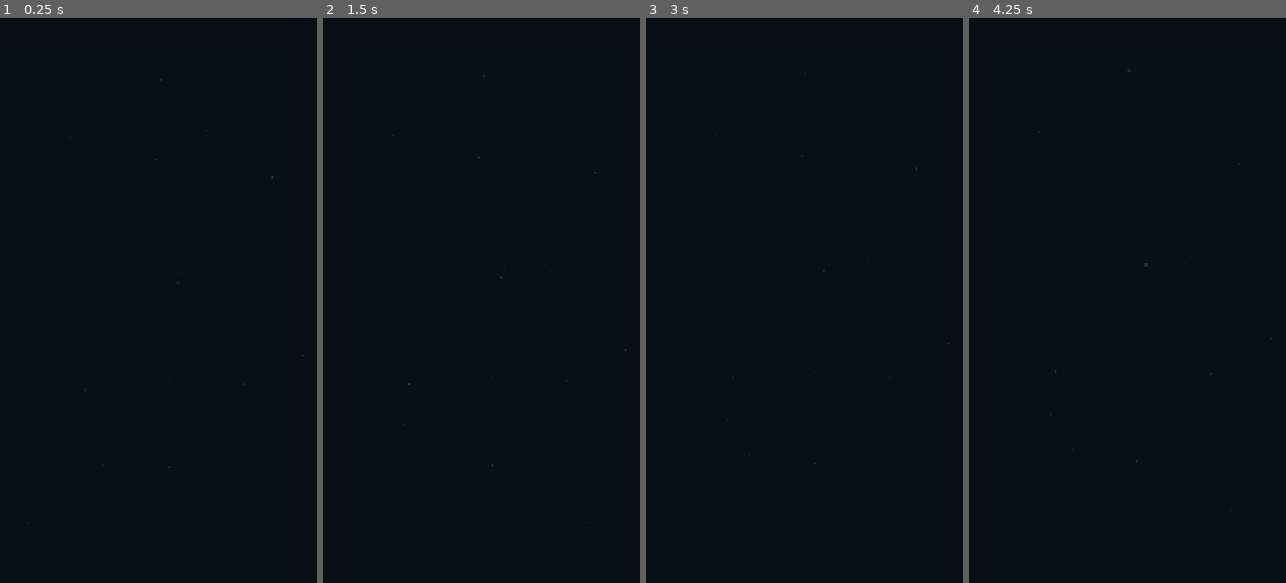
Above: before the commit, frames 1-4 (left to right).
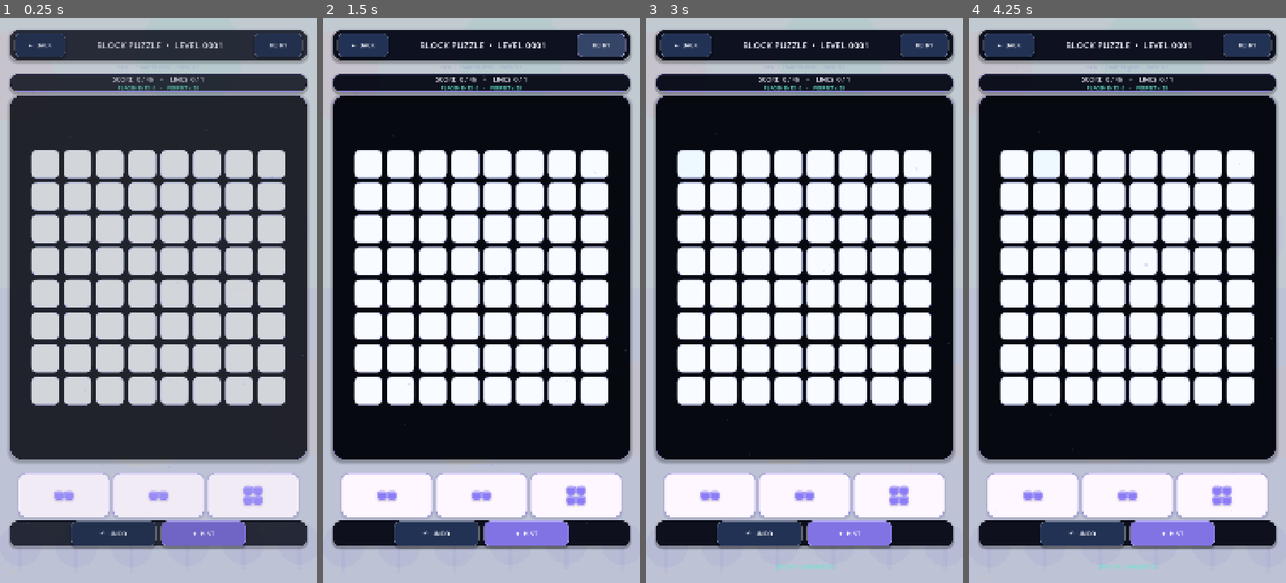
Above: after the commit, the same moments.

Repository: eghosa001/unjam
Game: Godot game, scene res://scenes/BlockPuzzle.tscn
The game is run twice, just before and just after one commit, with the same random seed, the same clock (stepped at 60 frames per second) and the same inputs. This scene is started directly instead of the project's main scene.
Inputs (mouse positions are in pixels of both pictures, inside the frame that each line leads up to):
- Up to frame 1 (0.25 s): no input
- Up to frame 2 (1.5 s): click (601, 46) at 0.5 s, where only the run after the commit has a clickable "RETRY"; click (601, 46) at 1.25 s, where only the run after the commit has a clickable "RETRY"
- Up to frame 3 (3 s): click (924, 46) at 2 s, where only the run after the commit has a clickable "RETRY"; click (690, 164) at 2.77 s
- Up to frame 4 (4.25 s): click (1045, 164) at 3.52 s

The runs differ from the first frame. In frame 1, 69% of the frame differs, in the area x 0-100%, y 0-100%; in frame 2, 61%; in frame 3, 60%; in frame 4, 60%.
Error before the commit: Parse Error: Cannot infer the type of "star" variable because the value doesn't have a set type. (res://scripts/ui/premium_backdrop.gd:105)

Commit message:
Polish touch controls, early Rescue Rush, and vibrant UI

Diff:
--- a/scenes/BlockPuzzle.tscn
+++ b/scenes/BlockPuzzle.tscn
@@ -1,6 +1,7 @@
-[gd_scene load_steps=2 format=3]
+[gd_scene load_steps=3 format=3]
 
 [ext_resource path="res://scripts/game/block_puzzle.gd" type="Script" id="1"]
+[ext_resource path="res://scripts/ui/ui_touch_enhancer.gd" type="Script" id="2"]
 
 [node name="BlockPuzzle" type="Control"]
 layout_mode = 3
@@ -10,3 +11,6 @@
 grow_horizontal = 2
 grow_vertical = 2
 script = ExtResource("1")
+
+[node name="UiTouchEnhancer" type="Node" parent="."]
+script = ExtResource("2")
--- a/scenes/Game.tscn
+++ b/scenes/Game.tscn
@@ -1,6 +1,7 @@
-[gd_scene load_steps=2 format=3]
+[gd_scene load_steps=3 format=3]
 
 [ext_resource path="res://scripts/game/game.gd" type="Script" id="1"]
+[ext_resource path="res://scripts/ui/ui_touch_enhancer.gd" type="Script" id="2"]
 
 [node name="Game" type="Control"]
 layout_mode = 3
@@ -10,3 +11,6 @@
 grow_horizontal = 2
 grow_vertical = 2
 script = ExtResource("1")
+
+[node name="UiTouchEnhancer" type="Node" parent="."]
+script = ExtResource("2")
--- a/scenes/Main.tscn
+++ b/scenes/Main.tscn
@@ -1,6 +1,7 @@
-[gd_scene load_steps=2 format=3]
+[gd_scene load_steps=3 format=3]
 
 [ext_resource path="res://scripts/ui/robust_main.gd" type="Script" id="1"]
+[ext_resource path="res://scripts/ui/ui_touch_enhancer.gd" type="Script" id="2"]
 
 [node name="Main" type="Control"]
 layout_mode = 3
@@ -10,3 +11,6 @@
 grow_horizontal = 2
 grow_vertical = 2
 script = ExtResource("1")
+
+[node name="UiTouchEnhancer" type="Node" parent="."]
+script = ExtResource("2")
--- a/scenes/WaterSort.tscn
+++ b/scenes/WaterSort.tscn
@@ -1,6 +1,7 @@
-[gd_scene load_steps=2 format=3]
+[gd_scene load_steps=3 format=3]
 
 [ext_resource path="res://scripts/game/water_sort.gd" type="Script" id="1"]
+[ext_resource path="res://scripts/ui/ui_touch_enhancer.gd" type="Script" id="2"]
 
 [node name="WaterSort" type="Control"]
 layout_mode = 3
@@ -10,3 +11,6 @@
 grow_horizontal = 2
 grow_vertical = 2
 script = ExtResource("1")
+
+[node name="UiTouchEnhancer" type="Node" parent="."]
+script = ExtResource("2")
--- a/scripts/core/campaign_generator.gd
+++ b/scripts/core/campaign_generator.gd
@@ -3,7 +3,7 @@
 
 const RESCUES: Array[String] = ["chick", "puppy", "kitten", "robot", "slime", "panda", "fox", "alien"]
 const DIRS: Array[String] = ["up", "right", "down", "left"]
-const RHYTHM: Array[String] = ["medium", "medium", "hard", "medium", "hard"]
+const RHYTHM: Array[String] = ["easy", "medium", "medium", "easy", "hard"]
 
 static func generate(level_number: int) -> Dictionary:
 	var world: int = int((level_number - 1) / 100) + 1
--- a/scripts/core/level_manager.gd
+++ b/scripts/core/level_manager.gd
@@ -8,6 +8,10 @@
 
 func load_level(level_number: int) -> Dictionary:
 	current_level = level_number
+	# The original hand-authored starter files are intentionally simple. Use the
+	# richer campaign generator for the opening ten levels as well.
+	if level_number >= 1 and level_number <= 10:
+		return CampaignGenerator.generate(level_number)
 	var path := LEVEL_DIR + "level_%02d.json" % level_number
 	if FileAccess.file_exists(path):
 		var file := FileAccess.open(path, FileAccess.READ)
--- a/scripts/ui/block_piece_button.gd
+++ b/scripts/ui/block_piece_button.gd
@@ -6,18 +6,22 @@
 var used := false
 var accent := Color("7c5cff")
 var hover := false
+var piece_index := -1
+var touch_drag_started := false
 
-func configure(value: Array, is_selected: bool, color := Color("7c5cff")) -> void:
+func configure(value: Array, is_selected: bool, color := Color("7c5cff"), index: int = -1) -> void:
 	shape = value.duplicate(true)
 	selected = is_selected
 	used = shape.is_empty()
 	accent = color
+	piece_index = index
 	text = "USED" if used else ""
 	focus_mode = Control.FOCUS_NONE
 	disabled = used
 	mouse_default_cursor_shape = Control.CURSOR_DRAG if not used else Control.CURSOR_ARROW
 	_update_style()
 	queue_redraw()
+
 
 func _ready() -> void:
 	mouse_entered.connect(_set_hover.bind(true))
@@ -26,19 +30,38 @@
 	button_up.connect(func(): scale = Vector2.ONE)
 	resized.connect(queue_redraw)
 
-func _get_drag_data(_at_position: Vector2) -> Variant:
-	if used or shape.is_empty():
-		return null
-	var piece_index := get_index()
+func _drag_payload() -> Dictionary:
+	var drag_piece_index := piece_index if piece_index >= 0 else get_index()
+	return {"kind": "block_piece", "piece_index": drag_piece_index, "shape": shape.duplicate(true)}
+
+func _make_drag_preview() -> Control:
 	var preview := BlockPieceButton.new()
-	preview.custom_minimum_size = Vector2(180, 110)
-	preview.size = Vector2(180, 110)
+	preview.custom_minimum_size = Vector2(190, 118)
+	preview.size = Vector2(190, 118)
 	preview.mouse_filter = Control.MOUSE_FILTER_IGNORE
 	preview.configure(shape, true, accent)
 	preview.modulate = Color(1, 1, 1, 0.96)
 	preview.rotation = deg_to_rad(-3.0)
-	set_drag_preview(preview)
-	return {"kind": "block_piece", "piece_index": piece_index, "shape": shape.duplicate(true)}
+	return preview
+
+func _get_drag_data(_at_position: Vector2) -> Variant:
+	if used or shape.is_empty():
+		return null
+	set_drag_preview(_make_drag_preview())
+	return _drag_payload()
+
+func _gui_input(event: InputEvent) -> void:
+	if used or shape.is_empty():
+		return
+	if event is InputEventScreenTouch:
+		if event.pressed:
+			touch_drag_started = false
+		else:
+			touch_drag_started = false
+	elif event is InputEventScreenDrag and not touch_drag_started:
+		touch_drag_started = true
+		force_drag(_drag_payload(), _make_drag_preview())
+		accept_event()
 
 func _set_hover(value: bool) -> void:
 	hover = value
--- a/scripts/ui/premium_backdrop.gd
+++ b/scripts/ui/premium_backdrop.gd
@@ -30,12 +30,8 @@
 func _draw() -> void:
 	var top := base_color.lightened(0.08)
 	var bottom := base_color.lerp(accent_color.lightened(0.25), 0.30)
-	var bands := 12
-	for i in range(bands):
-		var f := float(i) / float(max(1, bands - 1))
-		var y := size.y * f
-		var c := top.lerp(bottom, f)
-		draw_rect(Rect2(Vector2(0, y), Vector2(size.x, size.y / bands + 2)), c, true)
+	draw_rect(Rect2(Vector2.ZERO, size), top, true)
+	draw_rect(Rect2(Vector2(0, size.y * 0.48), Vector2(size.x, size.y * 0.52)), Color(bottom, 0.42), true)
 
 	# Large translucent colour washes keep the screen lively without using a
 	# literal illustration as the background.
@@ -102,5 +98,5 @@
 		var x := fmod(float(i*97 + 37), max(1.0,size.x))
 		var y := fmod(float(i*173 + 89) + t*(3.0 + float(i%4)), max(1.0,size.y))
 		var r := 1.8 + float(i%3)
-		var star := WASHES[posmod(i + motif, WASHES.size())]
+		var star: Color = WASHES[posmod(i + motif, WASHES.size())]
 		draw_circle(Vector2(x,y), r, Color(star, 0.22))
--- /dev/null
+++ b/scripts/ui/ui_touch_enhancer.gd
@@ -0,0 +1,171 @@
+extends Node
+class_name UiTouchEnhancer
+
+var host: Control
+var scan_elapsed := 0.0
+var drag_piece_index := -1
+var drag_press_position := Vector2.ZERO
+var drag_active := false
+var drag_hover_origin := Vector2i(-1, -1)
+
+func _ready() -> void:
+	host = get_parent() as Control
+	set_process(true)
+	set_process_input(true)
+	call_deferred("_apply_enhancements")
+
+func _process(delta: float) -> void:
+	scan_elapsed += delta
+	if scan_elapsed >= 0.35:
+		scan_elapsed = 0.0
+		_apply_enhancements()
+
+func _apply_enhancements() -> void:
+	if host == null or not is_instance_valid(host):
+		return
+	_enlarge_buttons(host)
+	if host.name == "BlockPuzzle":
+		var hint = host.get("hint_label")
+		if hint is Label and (hint.text.is_empty() or hint.text.begins_with("Select a shape")):
+			hint.text = "Drag a shape onto the grid • tap placement still works"
+
+func _enlarge_buttons(node: Node) -> void:
+	for child in node.get_children():
+		if child is Button:
+			_apply_button_size(child)
+		_enlarge_buttons(child)
+
+func _apply_button_size(button: Button) -> void:
+	var label := button.text.strip_edges().to_upper()
+	var wanted := button.custom_minimum_size
+	match host.name:
+		"Game":
+			if label == "BACK" or label == "RETRY": wanted = Vector2(160, 82)
+			elif label.contains("UNDO") or label.contains("HINT"): wanted = Vector2(300, 92)
+			elif label.contains("NEXT RESCUE") or label.contains("BACK HOME"): wanted = Vector2(520, 98)
+			elif label.contains("DOUBLE BASE REWARD"): wanted = Vector2(520, 92)
+		"WaterSort":
+			if label.contains("BACK"): wanted = Vector2(180, 82)
+			elif label == "RETRY": wanted = Vector2(170, 82)
+			elif label.contains("UNDO") or label.contains("HINT"): wanted = Vector2(270, 88)
+		"BlockPuzzle":
+			if _is_block_piece_button(button): wanted = Vector2(310, 150)
+			elif label.contains("BACK"): wanted = Vector2(175, 82)
+			elif label == "RETRY": wanted = Vector2(165, 82)
+			elif label.contains("UNDO") or label.contains("HINT"): wanted = Vector2(290, 86)
+		"Main":
+			if label.begins_with("PLAY"): wanted = Vector2(270, 100)
+			elif label == "CONTINUE": wanted = Vector2(270, 72)
+			elif label.contains("DAILY REWARD") or label.ends_with("\nDONE"): wanted = Vector2(326, 110)
+			elif label == "COLLECTION" or label == "SETTINGS": wanted = Vector2(326, 94)
+			elif label == "←": wanted = Vector2(120, 82)
+			elif label.contains("PREV") or label == "CURRENT" or label.contains("NEXT"): wanted = Vector2(240, 76)
+	if wanted.x > button.custom_minimum_size.x or wanted.y > button.custom_minimum_size.y:
+		button.custom_minimum_size = Vector2(maxf(wanted.x, button.custom_minimum_size.x), maxf(wanted.y, button.custom_minimum_size.y))
+
+func _is_block_piece_button(button: Button) -> bool:
+	var script: Script = button.get_script() as Script
+	return script != null and String(script.resource_path).ends_with("block_piece_button.gd")
+
+func _input(event: InputEvent) -> void:
+	if host == null or host.name != "BlockPuzzle" or bool(host.get("completed")):
+		return
+	if event is InputEventScreenTouch:
+		if event.pressed:
+			_begin_drag(event.position)
+		else:
+			_finish_drag(event.position)
+	elif event is InputEventScreenDrag:
+		_update_drag(event.position)
+	elif event is InputEventMouseButton and event.button_index == MOUSE_BUTTON_LEFT:
+		if event.pressed:
+			_begin_drag(event.position)
+		else:
+			_finish_drag(event.position)
+	elif event is InputEventMouseMotion and drag_piece_index >= 0 and Input.is_mouse_button_pressed(MOUSE_BUTTON_LEFT):
+		_update_drag(event.position)
+
+func _begin_drag(position: Vector2) -> void:
+	drag_piece_index = _piece_at(position)
+	drag_press_position = position
+	drag_active = false
+	drag_hover_origin = Vector2i(-1, -1)
+
+func _piece_at(position: Vector2) -> int:
+	var row: Variant = host.get("piece_row")
+	if not row is HBoxContainer:
+		return -1
+	for i in range(row.get_child_count()):
+		var child: Node = row.get_child(i)
+		if child is Control and child.visible and not child.disabled and child.get_global_rect().has_point(position):
+			return i
+	return -1
+
+func _cell_at(position: Vector2) -> Vector2i:
+	var buttons: Variant = host.get("cell_buttons")
+	if not buttons is Array:
+		return Vector2i(-1, -1)
+	for i in range(buttons.size()):
+		var cell = buttons[i]
+		if cell is Control and cell.visible and cell.get_global_rect().has_point(position):
+			return Vector2i(i % 8, int(i / 8))
+	return Vector2i(-1, -1)
+
+func _update_drag(position: Vector2) -> void:
+	var pieces = host.get("pieces")
+	if not pieces is Array or drag_piece_index < 0 or drag_piece_index >= pieces.size():
+		return
+	var shape = pieces[drag_piece_index]
+	if not shape is Array or shape.is_empty():
+		return
+	if not drag_active and position.distance_to(drag_press_position) < 18.0:
+		return
+	drag_active = true
+	var origin := _cell_at(position)
+	if origin != drag_hover_origin:
+		drag_hover_origin = origin
+		_show_preview(shape, origin)
+
+func _finish_drag(position: Vector2) -> void:
+	if drag_piece_index < 0:
+		return
+	var piece_index := drag_piece_index
+	var was_dragging := drag_active
+	var origin := _cell_at(position)
+	drag_piece_index = -1
+	drag_active = false
+	drag_hover_origin = Vector2i(-1, -1)
+	_clear_preview()
+	if was_dragging and origin.x >= 0 and origin.y >= 0:
+		host.set("selected_piece", piece_index)
+		host.call("place_selected", origin)
+
+func _show_preview(shape: Array, origin: Vector2i) -> void:
+	_clear_preview()
+	if origin.x < 0 or origin.y < 0:
+		return
+	var valid := bool(host.call("can_place", shape, origin))
+	var preview_color := Color("10b981") if valid else Color("ef476f")
+	var buttons: Variant = host.get("cell_buttons")
+	if not buttons is Array:
+		return
+	for point in shape:
+		var x := origin.x + int(point.x)
+		var y := origin.y + int(point.y)
+		if x < 0 or x >= 8 or y < 0 or y >= 8:
+			continue
+		var cell = buttons[y * 8 + x]
+		cell.set("preview", true)
+		cell.set("accent", preview_color)
+		cell.queue_redraw()
+
+func _clear_preview() -> void:
+	var buttons: Variant = host.get("cell_buttons")
+	if not buttons is Array:
+		return
+	for cell in buttons:
+		if cell == null:
+			continue
+		cell.set("preview", false)
+		cell.set("accent", Color("8b7cf6"))
+		cell.queue_redraw()
Not shown, removed: .github/workflows/source-snapshot.yml
